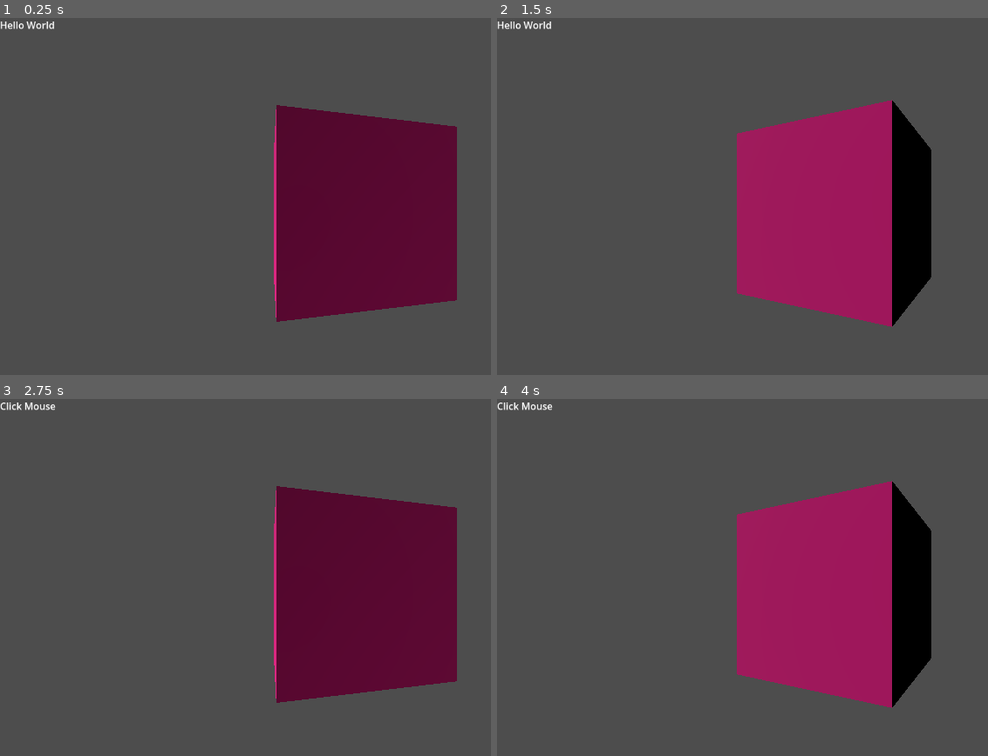
Above: before the commit, frames 1-4 (two rows, left to right).
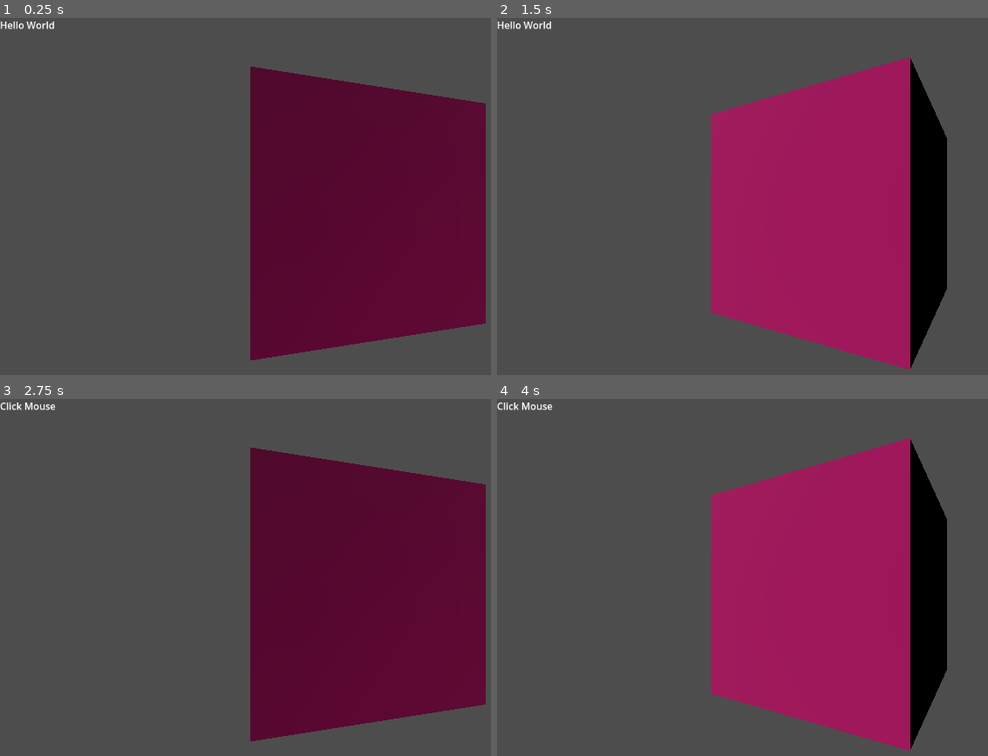
Above: after the commit, the same moments.

Repository: HelloGodotPi/2026_03_04_godot_mon_beau_cube
Game: Godot game, scene res://_/scene/mon_beau_cube.tscn
Two runs of this game, one before a commit and one after it. Both use one fixed random seed, a clock stepped at 60 frames per second and the inputs below.
Inputs (mouse positions are in pixels of both pictures, inside the frame that each line leads up to):
- Up to frame 1 (0.25 s): no input
- Up to frame 2 (1.5 s): move the mouse to (outside the picture) at 0.52 s; click (outside the picture) at 0.67 s; move the mouse to (708, 232) at 1.27 s; click (708, 232) at 1.42 s
- Up to frame 3 (2.75 s): move the mouse to (417, 509) at 2.02 s; click (417, 509) at 2.17 s
- Up to frame 4 (4 s): tap Enter at 2.75, 3.5 s; move the mouse to (811, 673) at 2.77 s; click (811, 673) at 2.92 s; move the mouse to (outside the picture) at 3.52 s; click (outside the picture) at 3.67 s

The runs differ from the first frame. In frame 1, 14% of the frame differs, in the area x 50-99%, y 13-96%; in frame 2, 15%, in the area x 43-92%, y 10-99%; in frame 3, 14%; in frame 4, 15%.

Commit message:
Change size of my cube

Diff:
--- a/_/scene/mon_beau_cube.tscn
+++ b/_/scene/mon_beau_cube.tscn
@@ -20,7 +20,7 @@
 transform = Transform3D(0.4403466, 0.54620236, -0.71257126, 0, 0.79366136, 0.60835975, 0.89782786, -0.26788914, 0.34948608, 0, 1.1305425, 1.7649448)
 
 [node name="MonBeauCube" type="Node3D" parent="." unique_id=301671598 node_paths=PackedStringArray("target")]
-transform = Transform3D(0.4700262, 0, 0.88265246, 0, 1, 0, -0.88265246, 0, 0.4700262, 0, 0, 0)
+transform = Transform3D(0.5673216, 0, 1.0653615, 0, 1.207, 0, -1.0653615, 0, 0.5673216, 0, 0, 0)
 script = ExtResource("2_6phic")
 target = NodePath(".")
 
